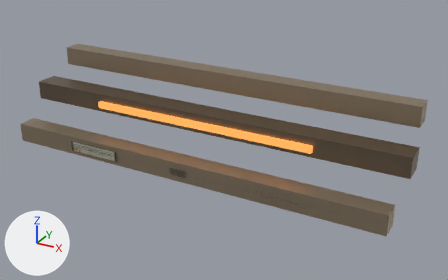
Before and after pictures for a commit that changed the glTF model public/assets/models/environments/refinery-pipe-rack-lod2.glb.
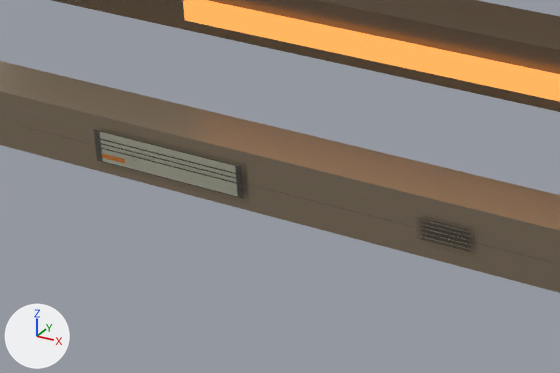
The first picture shows the older version from a camera (50 mm lens) standing at (2.7, -4.53, 3.55) and looking at (0.19, 0.03, 1.27). The close-ups show the older and then the newer version on the part from 10% to 47% of the width and 36% to 77% of the height of that picture. Only the edits that show in the close-ups are written down. Every picture has the same lights, and +X, +Y and +Z are marked at lower left. Where no turn or scale is listed for an object, it has been applied to the vertices.

Objects in the first close-up: 'p28-b5-refinery-detail-atlas-pipeRack', 'refinery-pipe-main-a', 'refinery-pipe-rack-spine', 'refinery-pipe-warning'.
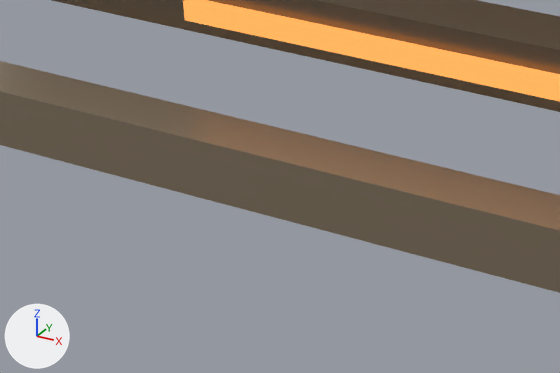
Pixel boxes [x1, y1, x2, y2] of what changed, in the close-ups (560 x 373 px):
'p28-b5-refinery-detail-atlas-pipeRack', deleted
    before: [94, 129, 470, 249]

What changed in the scene script:
```text
Remove ob_p28_b5_refinery_detail_atlas_piperack:
    ob_p28_b5_refinery_detail_atlas_piperack = bpy.data.objects.new('p28-b5-refinery-detail-atlas-pipeRack', me_p28_b5_refinery_detail_atlas)
    ob_p28_b5_refinery_detail_atlas_piperack.location = (0.0, 0.0, 0.0)
```
